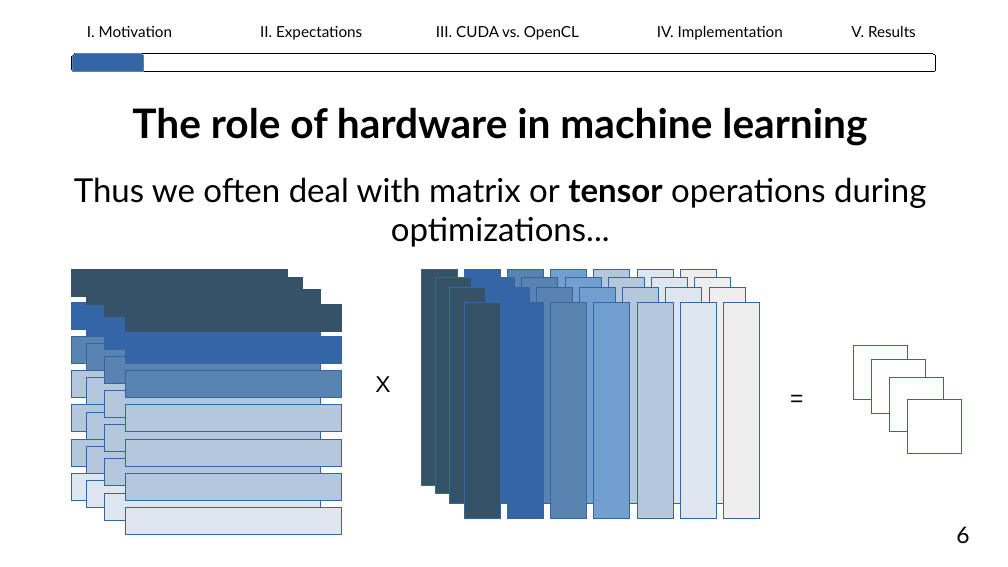
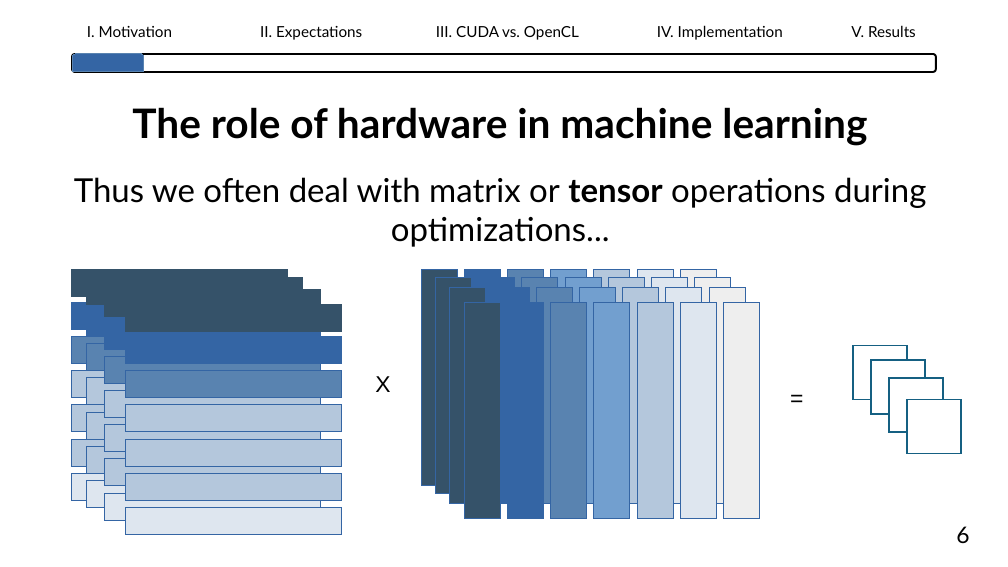
Before and after one commit to lhahner/opti-perf, a slide deck: slide 8 of docs/presentation/final-presentation.odp. Drawn at 1008x567 pixels with LibreOffice and Linux fonts; fonts in the diff are those of the drawing. Boxes give left, top, right and bottom in pixels: in the first picture for what was removed or moved away, otherwise in the second. Text is boxed around its words. In the diff, an @@ line names an element or a change of style, - is before the commit and + after.

```diff
--- a/docs/presentation/final-presentation.odp
+++ b/docs/presentation/final-presentation.odp
@@ freeform shape at [72,54,937,72]: outline #000000 0 pt to #000000 1.5 pt @@
@@ outline #3465A4 0 pt to #156082 1.5 pt in 4 elements at [853,346,907,400], [872,360,926,414], [889,378,943,432], [907,400,961,454] @@
```
Also in this commit, not shown: 35 other slides changed, 1 slide added, 1 other file.
